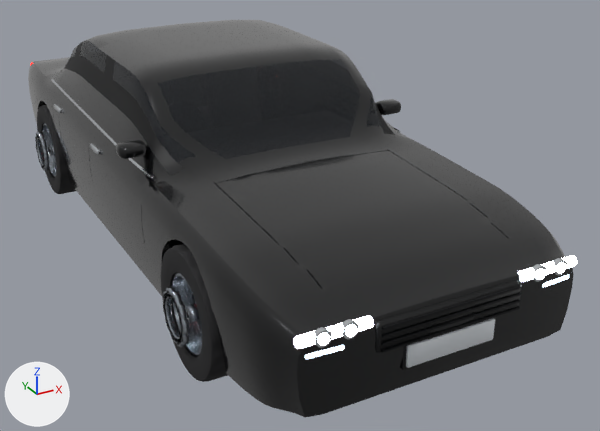
Before and after pictures for a commit that changed the glTF model godot-world-fracture/models/fleet/luxury-sedan.glb.
Camera for both pictures: a 50 mm camera at (-2.28, -5.2, 2.63) aimed at (0.35, -0.42, 0.24). The lights are fixed; the arrows at lower left show +X, +Y and +Z. The older version comes first. Where no turn or scale is listed for an object, it has been applied to the vertices. Vertices at exactly the same position are counted once.

In view in the first picture: 'Body', 'WheelFL', 'WheelRL'.
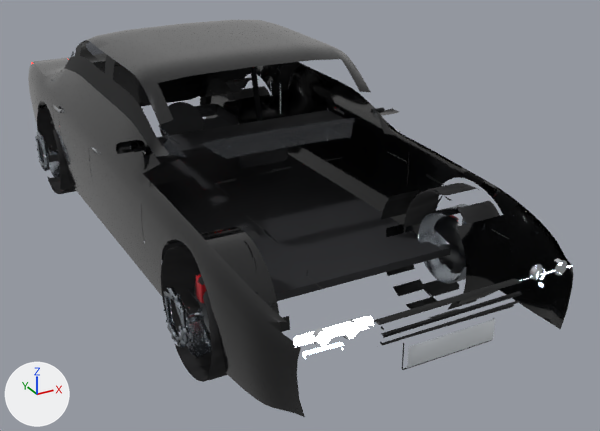
What differs and where, as boxes [x1, y1, x2, y2] in the pictures (600 x 431 px):
'Body', reshaped: before [28, 20, 577, 417]; after [28, 20, 573, 417]
'WheelFL', reshaped: before [161, 244, 228, 382]; after [161, 245, 227, 382]
'WheelRL', reshaped: before [35, 105, 76, 194]; after [35, 107, 90, 194]
part 1 of me_body, deleted: before [381, 306, 520, 353]
part 2 of me_body, cut back: before [30, 40, 577, 417]; after [90, 106, 563, 347]
part 3 of me_tyre, deleted: before [161, 244, 228, 382]
part 4 of me_tyre_002, deleted: before [35, 105, 75, 193]

Diff of the bpy script that builds the scene:
```diff
--- a/godot-world-fracture/models/fleet/luxury-sedan.glb.py
+++ b/godot-world-fracture/models/fleet/luxury-sedan.glb.py
@@ me_body @@
 # used by ob_body; location = (0.0, 0.0, 0.0)
-me_body.from_pydata(...)  # 6018 vertices, 11427 faces; spans x -0.99..1.0, y -2.58..2.6, z -0.03..1.44
+me_body.from_pydata(...)  # 3599 vertices, 4844 faces; spans x -0.98..0.98, y -2.58..2.6, z -0.03..1.44
+# me_body part 1: the loose piece of 8 vertices spanning x -0.41..0.41, y -2.58..-2.56, z 0.55..0.56 is deleted
+# me_body part 2: 46 vertices moved within x -0.96..0.96, y -2.57..2.51, z 0.17..0.92; 2411 vertices removed from x -0.99..1.0, y -2.58..2.6, z -0.03..1.36
 me_body.materials.append(mat_paint)
@@ me_tyre @@
 # used by ob_wheelfl; location = (-0.835, -1.545, 0.37)
-me_tyre.from_pydata(...)  # 3948 vertices, 7322 faces; spans x -0.194..0.135, y -0.368..0.368, z -0.37..0.37
+me_tyre.from_pydata(...)  # 1543 vertices, 2081 faces; spans x -0.194..0.129, y -0.368..0.368, z -0.37..0.333
+# me_tyre part 3: 2152 vertices removed from x -0.194..0.135, y -0.354..0.354, z -0.354..0.37
+# other edits to the shape of me_tyre do not show in these pictures
 me_tyre.materials.append(mat_rubber)
@@ me_tyre_002 @@
 # used by ob_wheelrl; location = (-0.835, 1.475, 0.37)
-me_tyre_002.from_pydata(...)  # 3948 vertices, 7322 faces; spans x -0.194..0.135, y -0.368..0.368, z -0.37..0.37
+me_tyre_002.from_pydata(...)  # 1543 vertices, 2081 faces; spans x -0.194..0.129, y -0.368..0.368, z -0.37..0.333
+# me_tyre_002 part 4: 2152 vertices removed from x -0.194..0.135, y -0.354..0.354, z -0.354..0.37
+# other edits to the shape of me_tyre_002 do not show in these pictures
 me_tyre_002.materials.append(mat_rubber)
```
